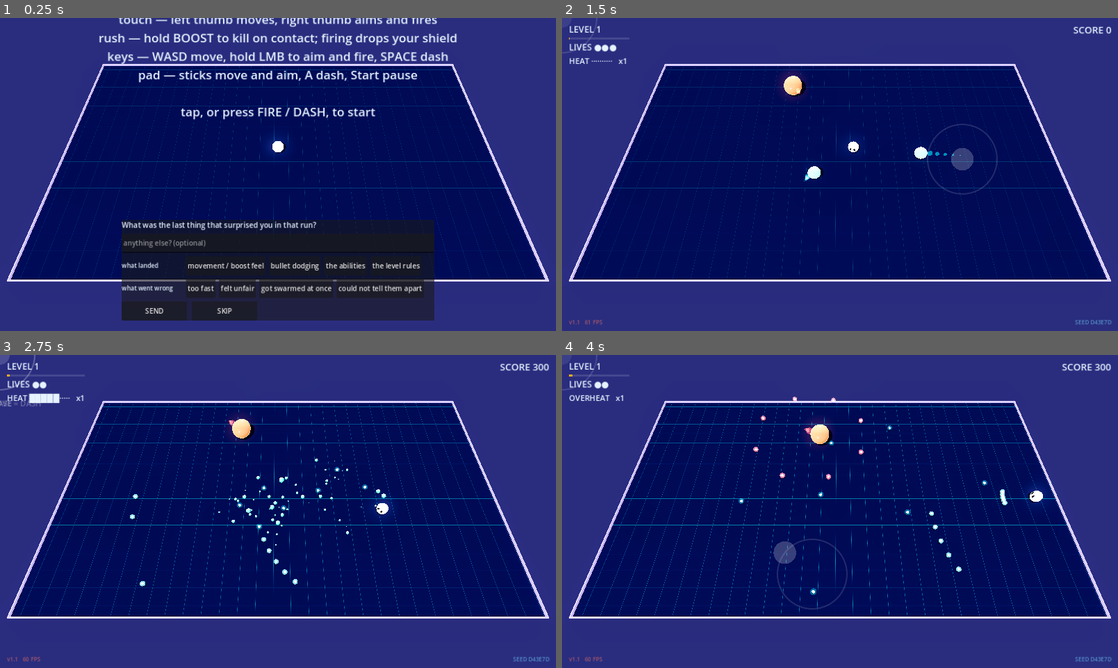
Above: before the commit, frames 1-4 (two rows, left to right).
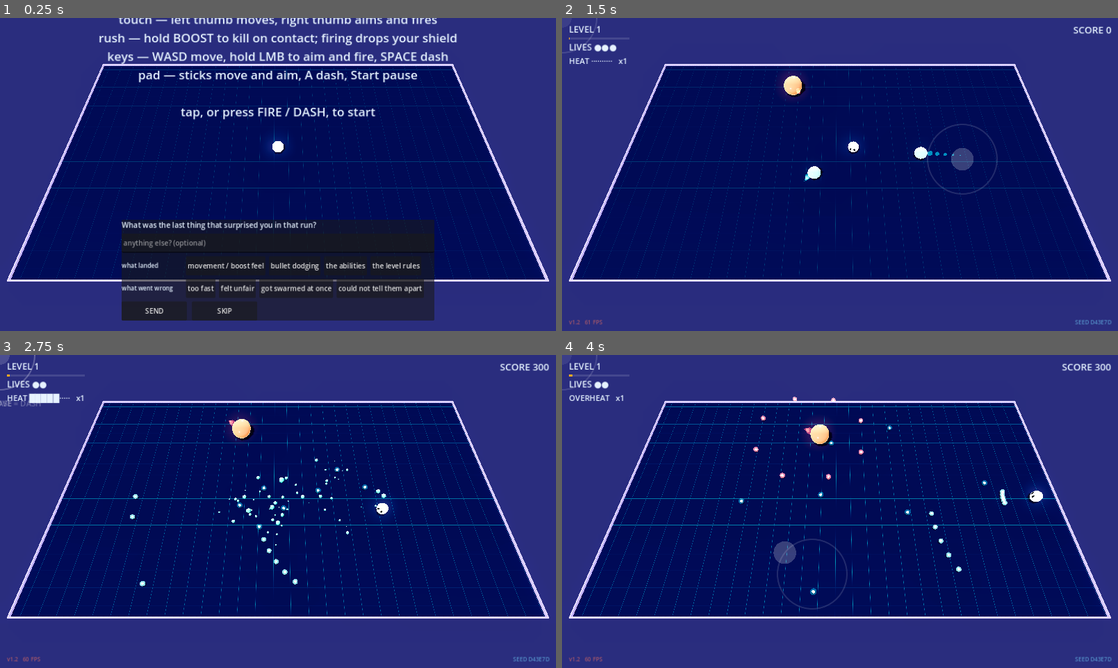
Above: after the commit, the same moments.

Repository: mbace1/toko-drop-godot
Game: Godot game, scene res://scenes/main.tscn
Same seed, same stepped clock (60 frames per second), same inputs: the game is played once before the commit and once after it.
Inputs (mouse positions are in pixels of both pictures, inside the frame that each line leads up to):
- Up to frame 1 (0.25 s): no input
- Up to frame 2 (1.5 s): click "SKIP" at 0.5 s; move the mouse to (962, 158) at 1.27 s; hold D (move_right) from 1.28 s (still down); tap Space (dash) at 1.35 s; click (962, 158) at 1.42 s
- Up to frame 3 (2.75 s): release D (move_right) at 2 s; drag from (166, 527) to (250, 574) at 2.02 s
- Up to frame 4 (4 s): move the mouse to (895, 442) at 2.77 s; hold D (move_right) 2.78-3.5 s; hold Shift 2.78-3.5 s; drag from (812, 574) to (673, 464) at 3.52 s

The runs differ from the first frame. In frame 1, 0.1% of the frame differs, in the area x 2-98%, y 15-84%; in frame 2, 0.2%, in the area x 2-98%, y 15-98%; in frame 3, 0.2%; in frame 4, 0.2%.

Commit message:
Boss waves, the wave-kind banner, and a 60fps pass
Both boss waves and the banner are base/Classic mode only, per owner
direction — Rush and Challenge already have their own escalation reads
(heat, the clock) and did not need a second one.

BOSS: main.js's setBoss() ported — x3 HP, x1.5 size, a gold aura ring, and it
ALWAYS rings on death regardless of its species' own revenge dialect ("a boss
corpse is an arena event, not a duel"). First attempt promoted whichever body
happened to be first in the spawn list, which rendering caught immediately:
the boss ring landed on the SMALLEST thing on screen, with a WARDEN aura the
same size sitting next to it and reading as the marked target instead. It
promotes the biggest-radius body now.

BANNER: a fading toast names the wave kind (BOSS/SPIKE/SWARM/BREATHER) so an
escalation the source signals is not silent here.

60FPS PASS, per owner direction to always aim for it:
- Adaptive gel quality. SSS is a per-pixel screen-space cost over every
  body's visible area, so total alive count is what threatens the frame
  rate, not any one system. Enemy.quality is a shared static that main.gd
  scales down smoothly above 10 live bodies (floor 0.35), so the frame rate
  degrades gracefully instead of falling off a cliff at the body cap.
- The back light exists only to give SSS transmittance something to carry —
  it was never meant to cast a visible shadow, and having shadow_enabled on
  it was doubling the shadow pass for a shadow nobody was meant to see.
- SSR steps 32 -> 16, directional shadow atlas 4096 -> 2048: cuts that do not
  cost the arena's fixed top-down camera any visible detail.

300 checks; boots clean; both boss and swarm banners rendered and looked at.

Co-Authored-By: Claude Sonnet 5 <noreply@anthropic.com>
Claude-Session: https://claude.ai/code/session_01YVYCthnnpMWQ6WawyhARue

Diff:
--- a/project.godot
+++ b/project.godot
@@ -77,4 +77,9 @@
 ; thresholds, feel); the desktop build is what the look is judged on.
 renderer/rendering_method.web="gl_compatibility"
 textures/canvas_textures/default_texture_filter=1
+; 2048 rather than the 4096 default: half the shadow-map fill cost for a
+; fixed top-down camera close to the whole arena, where the extra resolution
+; was not buying readable detail. Part of the 60fps pass.
+lights_and_shadows/directional_shadow/size=2048
+lights_and_shadows/directional_shadow/size.mobile=1024
 environment/defaults/default_clear_color=Color(0.03, 0.03, 0.08, 1)
--- a/scripts/enemy.gd
+++ b/scripts/enemy.gd
@@ -100,6 +100,46 @@
 ##   anchored - does not move at all, and is tougher for it
 var variant := "normal"
 var affix := ""
+
+## main.js setBoss(): every 8th wave (WaveDirector.RHYTHM.boss_every) promotes
+## one spawned body to a boss — x3 HP, x1.5 size, and a gold aura ring on the
+## floor so it reads as a boss before you have started shooting it. A boss
+## ALWAYS rings on death regardless of its species' own revenge dialect
+## (main.js: "a boss corpse is an arena event, not a duel").
+var is_boss := false
+var _boss_ring: MeshInstance3D
+
+func apply_boss() -> void:
+	is_boss = true
+	hp = int(ceil(float(hp) * 3.0))
+	max_hp = hp
+	base_shape *= 1.5
+	_build_boss_ring()
+
+func _build_boss_ring() -> void:
+	var r: float = radius * base_shape.x * 1.7
+	var m := TorusMesh.new()
+	m.inner_radius = r * 0.82
+	m.outer_radius = r
+	m.rings = 40
+	_boss_ring = MeshInstance3D.new()
+	_boss_ring.mesh = m
+	var rm := StandardMaterial3D.new()
+	rm.shading_mode = BaseMaterial3D.SHADING_MODE_UNSHADED
+	rm.transparency = BaseMaterial3D.TRANSPARENCY_ALPHA
+	rm.blend_mode = BaseMaterial3D.BLEND_MODE_ADD
+	rm.albedo_color = Color(1.0, 0.8, 0.2, 0.6)
+	_boss_ring.material_override = rm
+	_boss_ring.cast_shadow = GeometryInstance3D.SHADOW_CASTING_SETTING_OFF
+	_boss_ring.position = Vector3(0.0, 0.04, 0.0)
+	add_child(_boss_ring)
+
+## Adaptive quality: main.gd lowers this when many bodies are alive at once,
+## so the per-pixel SSS/backlight cost — the most expensive part of the gel
+## shader, and the one that scales with TOTAL SCREEN AREA of gel rather than
+## with any single system — comes down smoothly instead of the frame rate
+## dropping off a cliff at the body cap.
+static var quality := 1.0
 
 var _trail_t := 0.0
 var _vel := Vector2.ZERO     # measured, not declared — every species moves itself
@@ -298,6 +338,8 @@
 
 	mat.set_shader_parameter("wobble_time", _t)
 	mat.set_shader_parameter("hit_wobble", _hit_wobble)
+	mat.set_shader_parameter("sss_strength", 0.75 * quality)
+	mat.set_shader_parameter("backlight_amt", 0.45 * quality)
 	# VOLATILE strobes orange the whole time it is alive. The corpse ring it
 	# blooms is only fair because the fuse was visible.
 	if affix == "volatile":
--- a/scripts/main.gd
+++ b/scripts/main.gd
@@ -24,7 +24,7 @@
 
 ## main.js GRID_CELL — world units per floor-grid cell, chosen to keep the
 ## Shown in the corner, the way the browser prints v221.
-const VERSION := "1.1"
+const VERSION := "1.2"
 
 ## cells square on a non-square arena.
 const GRID_CELL := 1.286
@@ -79,6 +79,8 @@
 ## climbs per kill and resets when you are hit.
 var streak := 0
 var _weapon_name := "SINGLE"
+var _toast: Label
+var _toast_t := 0.0
 ## Camera shake as main.js does it: a TRAUMA value events add to, decaying on
 ## its own, with the offset driven by trauma SQUARED. Squaring is what stops a
 ## stream of small hits reading as a constant judder while a kill still lands.
@@ -166,6 +168,7 @@
 	waves.poison = poison
 	waves.enemies_root = enemies_root
 	waves.wave_cleared.connect(_on_wave_cleared)
+	waves.wave_started.connect(_on_wave_started)
 
 	input_mgr = InputManager.new()
 	input_mgr.camera = camera
@@ -234,7 +237,9 @@
 	env.ssao_enabled = true
 	env.ssao_intensity = 1.4
 	env.ssr_enabled = true
-	env.ssr_max_steps = 32
+	# 16 rather than 32: SSR is a full-screen ray march, and the arena's floor
+	# reflections do not need the extra steps to read — part of the 60fps pass.
+	env.ssr_max_steps = 16
 	env.tonemap_mode = Environment.TONE_MAPPER_ACES
 	env.tonemap_exposure = 1.15
 	env_node.environment = env
@@ -256,6 +261,11 @@
 	back.light_energy = 1.5
 	back.light_color = Color(0.72, 0.84, 1.0)
 	back.rotation_degrees = Vector3(-18.0, 180.0, 0.0)
+	# No shadow map: this light exists only to give SSS TRANSMITTANCE something
+	# to carry (gel.gdshader's header), never to cast a visible shadow. A
+	# second shadow-casting light doubles the shadow pass cost for a shadow
+	# nobody was meant to see — part of the 60fps pass (owner direction).
+	back.shadow_enabled = false
 	add_child(back)
 
 	_floor_inst = MeshInstance3D.new()
@@ -398,6 +408,14 @@
 	_corner_r.position = Vector2(-16, -30)
 	_corner_r.horizontal_alignment = HORIZONTAL_ALIGNMENT_RIGHT
 	hud.add_child(_corner_r)
+
+	_toast = _make_label(24)
+	_toast.set_anchors_preset(Control.PRESET_CENTER_TOP)
+	_toast.grow_horizontal = Control.GROW_DIRECTION_BOTH
+	_toast.position.y = 90.0
+	_toast.horizontal_alignment = HORIZONTAL_ALIGNMENT_CENTER
+	_toast.hide()
+	hud.add_child(_toast)
 
 	_build_feedback_panel()
 
@@ -569,6 +587,8 @@
 				_start_game()
 
 	_update_shake(delta)
+	_update_toast(delta)
+	_update_adaptive_quality()
 	_update_wash(delta)
 	_update_hud()
 
@@ -947,6 +967,50 @@
 	_msg_label.show()
 	_open_feedback()
 
+## Boss waves and the wave-kind banner, both base-mode only (owner
+## direction 2026-08-25) — Rush and Challenge already have their own
+## escalation reads (heat, the clock) and do not need a second one.
+func _on_wave_started(n: int) -> void:
+	if mode != Mode.CLASSIC:
+		return
+	match waves.wave_kind:
+		"boss":
+			# The BIGGEST-radius body in the wave is promoted, not the first one
+			# spawned — a boss ring around the smallest thing on screen, with a
+			# WARDEN aura the same size sitting next to it, read as the wrong body
+			# being marked.
+			var biggest: Enemy = null
+			for e in waves.enemies:
+				if biggest == null or e.radius > biggest.radius:
+					biggest = e
+			if biggest != null:
+				biggest.apply_boss()
+			_show_toast("WAVE %d — BOSS" % n)
+			audio.play("wave")
+		"spike":
+			_show_toast("WAVE %d — SPIKE" % n)
+		"swarm":
+			_show_toast("WAVE %d — SWARM" % n)
+		"breather":
+			_show_toast("WAVE %d — BREATHER" % n)
+
+func _show_toast(text: String) -> void:
+	_toast.text = text
+	_toast.modulate.a = 1.0
+	_toast.show()
+	_toast_t = 1.8
+
+## Fades the last 0.4s rather than cutting, so it reads as a beat, not a flicker.
+func _update_toast(delta: float) -> void:
+	if _toast_t <= 0.0:
+		if _toast.visible:
+			_toast.hide()
+		return
+	_toast_t -= delta
+	_toast.modulate.a = clampf(_toast_t / 0.4, 0.0, 1.0)
+	if _toast_t <= 0.0:
+		_toast.hide()
+
 func _on_wave_cleared(n: int) -> void:
 	_wave_peak = 0
 	score += 50 * n
@@ -1098,6 +1162,21 @@
 	var want := 0.34 if state == State.DEAD else 0.0
 	_death_wash.color.a = move_toward(_death_wash.color.a, want, delta * 1.6)
 
+## The 60fps target (owner direction 2026-08-25): SSS is a per-pixel
+## screen-space cost over every body's visible area, so the thing that
+## actually threatens the frame rate is TOTAL ALIVE COUNT, not any one
+## system. Above a soft threshold the quality scales down smoothly rather
+## than the frame rate dropping off a cliff right at the body cap.
+const SSS_FULL_BELOW := 10
+const SSS_MIN_AT := 26
+
+func _update_adaptive_quality() -> void:
+	var n := waves.enemies.size() if waves != null else 0
+	var q := 1.0
+	if n > SSS_FULL_BELOW:
+		q = clampf(1.0 - float(n - SSS_FULL_BELOW) / float(SSS_MIN_AT - SSS_FULL_BELOW), 0.35, 1.0)
+	Enemy.quality = q
+
 func _update_shake(delta: float) -> void:
 	if _trauma <= 0.0:
 		if camera.position != _cam_rest:
--- a/scripts/wave_director.gd
+++ b/scripts/wave_director.gd
@@ -468,6 +468,9 @@
 	var col := e.revenge_color()
 	var ex := e.position.x
 	var ez := e.position.z
+	# A boss ALWAYS rings on death, regardless of its species' own dialect —
+	# main.js: "a boss corpse is an arena event, not a duel".
+	var dialect: int = Enemy.Revenge.RING if e.is_boss else e.revenge_dialect
 
 	# VOLATILE pays off the fuse: an extra ring on top of the species' own
 	# revenge (main.js onKill). The orange strobe telegraphed it the whole
@@ -479,7 +482,7 @@
 			var a := a0 + (float(j) / 8.0) * TAU
 			bullets.spawn_dir(ex, ez, cos(a), sin(a), false, col, false, REV_SPEED_MULT)
 
-	match e.revenge_dialect:
+	match dialect:
 		Enemy.Revenge.AIMED, Enemy.Revenge.FAN:
 			var aimed: bool = e.revenge_dialect == Enemy.Revenge.AIMED
 			var count := REV_AIMED_COUNT if aimed else REV_FAN_COUNT
@@ -491,7 +494,7 @@
 				var a := base + (float(j) - float(count - 1) * 0.5) * spread
 				bullets.spawn_dir(ex, ez, cos(a), sin(a), false, col, false, REV_SPEED_MULT)
 		_:
-			var n := REV_RING_BIG if e.radius > REV_RING_BIG_RADIUS else REV_RING_SMALL
+			var n := 14 if e.is_boss else 				(REV_RING_BIG if e.radius > REV_RING_BIG_RADIUS else REV_RING_SMALL)
 			var a0 := rng.randf() * TAU
 			for j in n * revenge_mult:
 				var a := a0 + (float(j) / float(n)) * TAU
--- a/tests/smoke.gd
+++ b/tests/smoke.gd
@@ -27,6 +27,7 @@
 	_test_audio_kit(root)
 	_test_save_service(root)
 	_test_rush_rules(root)
+	_test_boss(root)
 	_test_variants(root)
 	_test_weapons(root)
 	_test_armour_and_aura(root)
@@ -51,6 +52,7 @@
 	if _frames < 2:
 		return false
 	_test_collisions()
+	_test_adaptive_quality()
 	print("SMOKE: %s" % ("PASS" if _ok else "FAIL"))
 	quit(0 if _ok else 1)
 	return true
@@ -1377,3 +1379,61 @@
 	sw.apply_variant("elitelite", "swift")
 	_check(sw.move_speed() > base.move_speed(), "a SWIFT body is faster")
 	_check(sw.trail_interval < base_trail, "and streaks harder, so you can see it coming")
+
+
+## Boss promotion and always-RING revenge, both from main.js setBoss().
+func _test_boss(root: Node3D) -> void:
+	var target := Node3D.new()
+	root.add_child(target)
+	var g: Globbo = _place(root, Globbo.new(), Vector3(3.0, 0.0, 0.0), target, null)
+	var plain_hp := g.hp
+	var plain_r := g.base_shape.x
+
+	g.apply_boss()
+	_check(g.is_boss, "apply_boss() flags the body")
+	_check(g.hp == plain_hp * 3, "a boss has 3x the HP (%d vs %d)" % [g.hp, plain_hp])
+	_check(g.base_shape.x > plain_r, "and is visibly bigger")
+	_check(g.max_hp == g.hp, "max_hp tracks, so its score value is right")
+
+	# A boss corpse rings regardless of its species' own dialect — main.js:
+	# "a boss corpse is an arena event, not a duel".
+	var target2 := Node3D.new()
+	root.add_child(target2)
+	var bullets := _make_pool(root)
+	var wd := _rev_director(root, target2, bullets)
+	var sp: Spittor = _place(root, Spittor.new(), Vector3(4.0, 0.0, 0.0), target2, bullets)
+	_check(sp.revenge_dialect == Enemy.Revenge.AIMED, "SPITTOR is normally AIMED")
+	sp.apply_boss()
+	wd.enemies.append(sp)
+	while sp.alive:
+		sp.take_hit(sp.hp)
+	wd.update(1.0 / 60.0)
+	_check(bullets.active.size() == 14,
+		"a BOSS SPITTOR rings 14 anyway, not its usual AIMED burst (got %d)"
+			% bullets.active.size())
+
+## Adaptive gel quality — the 60fps pass. Enemy.quality is a shared static,
+## so this leaves it back at 1.0 for every OTHER test in the suite.
+func _test_adaptive_quality() -> void:
+	var main = load("res://scenes/main.tscn").instantiate()
+	get_root().add_child(main)
+	main.waves.clear()
+
+	main._update_adaptive_quality()
+	_check(is_equal_approx(Enemy.quality, 1.0), "quality is full with few bodies alive")
+
+	for i in 20:
+		var e := Globbo.new()
+		main.waves.enemies_root.add_child(e)
+		e.rng = main.waves.rng
+		e.init()
+		main.waves.enemies.append(e)
+	main._update_adaptive_quality()
+	_check(Enemy.quality < 1.0, "and drops once the arena is crowded (%.2f)" % Enemy.quality)
+	_check(Enemy.quality >= 0.35, "but never below the floor, so bodies never go flat")
+
+	main.waves.clear()
+	main._update_adaptive_quality()
+	_check(is_equal_approx(Enemy.quality, 1.0), "and recovers once the arena empties")
+	Enemy.quality = 1.0   # leave it clean for every test after this one
+	main.queue_free()
Not shown, changed: PORT_STATUS.md
